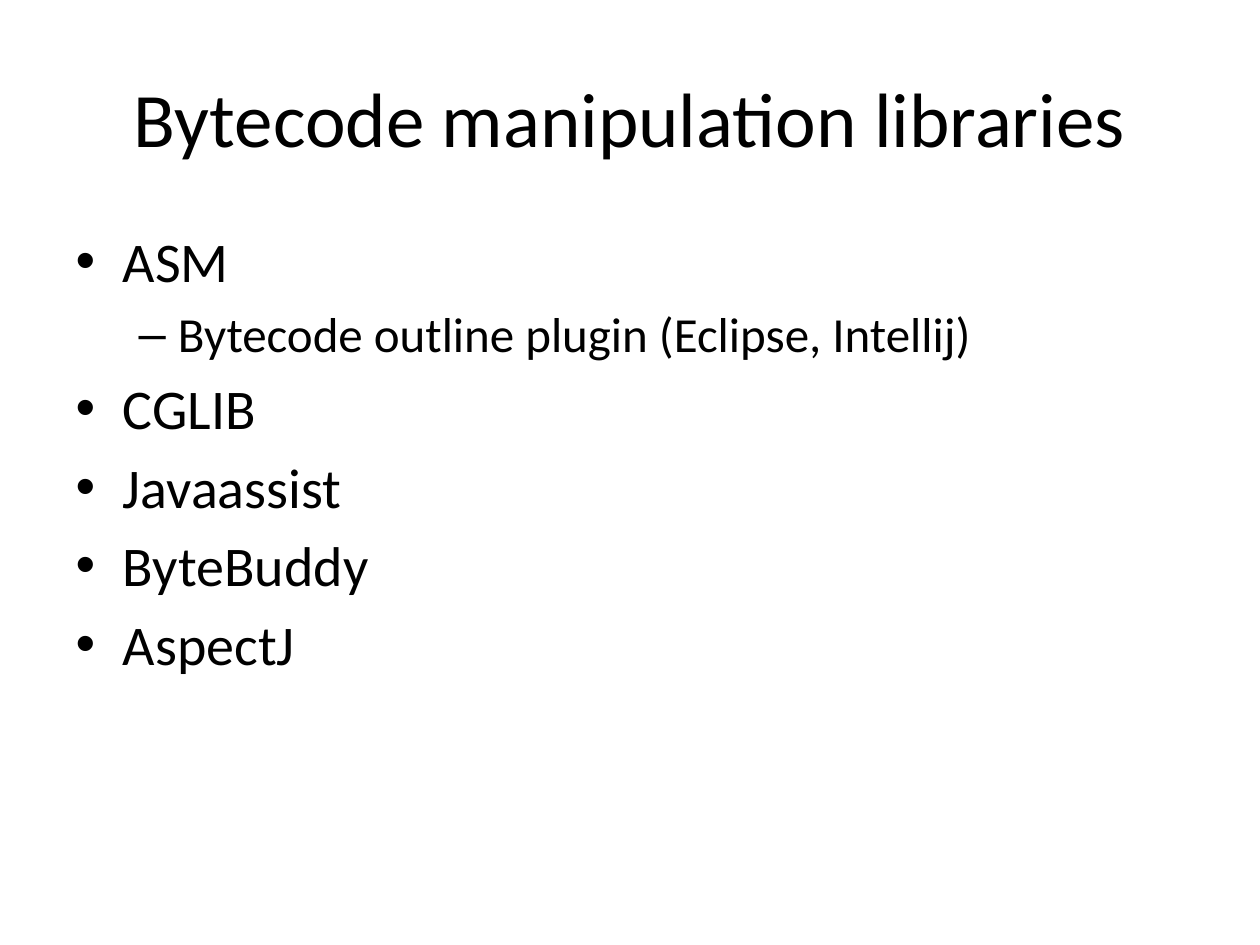
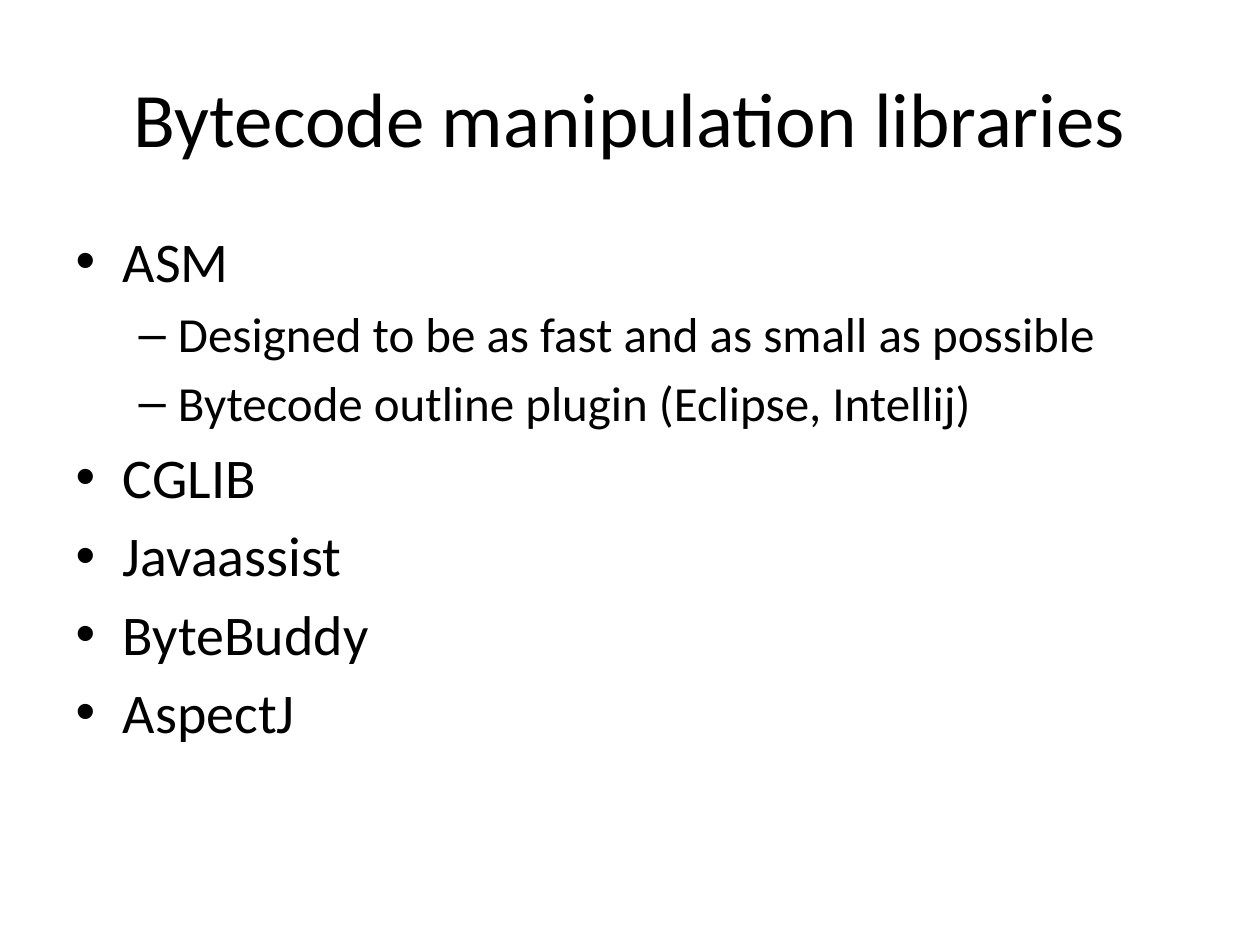
Before and after one commit to sdarioo/presentations, a slide deck: slide 16 of java_bytecode/bytecode.pptx. Drawn at 1260x945 pixels with LibreOffice and Linux fonts; fonts in the diff are those of the drawing. Boxes give left, top, right and bottom in pixels: in the first picture for what was removed or moved away, otherwise in the second. Text is boxed around its words. In the diff, an @@ line names an element or a change of style, - is before the commit and + after.

```diff
--- a/java_bytecode/bytecode.pptx
+++ b/java_bytecode/bytecode.pptx
@@ text at <box>178,318,1094,361</box>: paragraph added @@
+  – Designed to be as fast and as small as possible
```
Also in this commit, not shown: 2 other slides changed.
